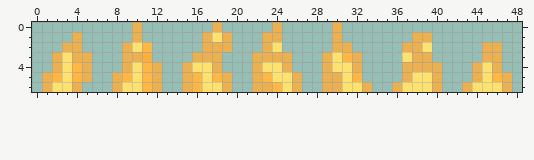
Two states of a pixel-art sprite, resources/fire.png. The picture above was drawn from the file before the commit.
The file is 49x7 pixels.
The same view after the edit:
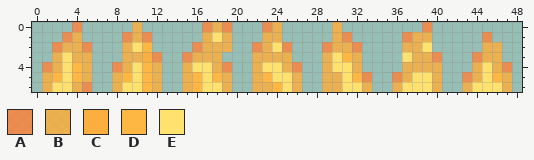
Palette (. is transparent): A #ff803ace  B #ffae3ace  C #ffae3af6  D #ffb743  E #ffe26d
Change:
y 0: x 4 . -> A; x 17 . -> A; x 19 . -> A; x 23 . -> A; x 39 . -> A
y 1: x 3 . -> A; x 9 . -> A; x 11 . -> A; x 31 . -> A; x 37 . -> A; x 45 . -> A
y 2: x 2 . -> A; x 5 . -> A; x 16 . -> A; x 22 . -> A; x 25 . -> A; x 29 . -> A; x 32 . -> A
y 3: x 12 . -> A; x 15 . -> A; x 40 . -> A; x 44 . -> A
y 4: x 1 . -> A; x 8 . -> A; x 19 . -> A; x 26 . -> A; x 47 . -> A
y 5: x 33 . -> A; x 36 . -> A; x 43 . -> A
y 6: x 5 . -> A
